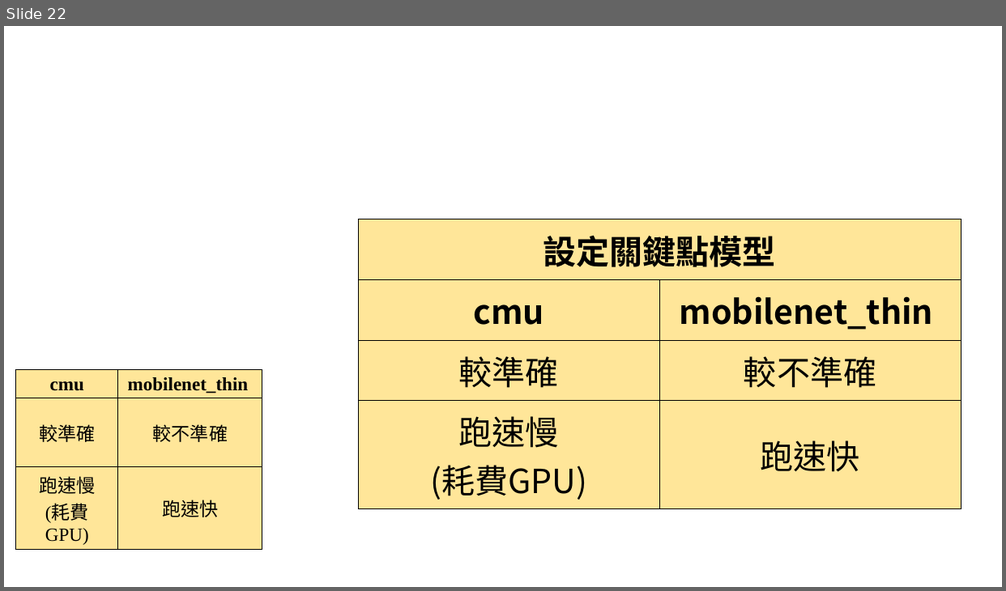
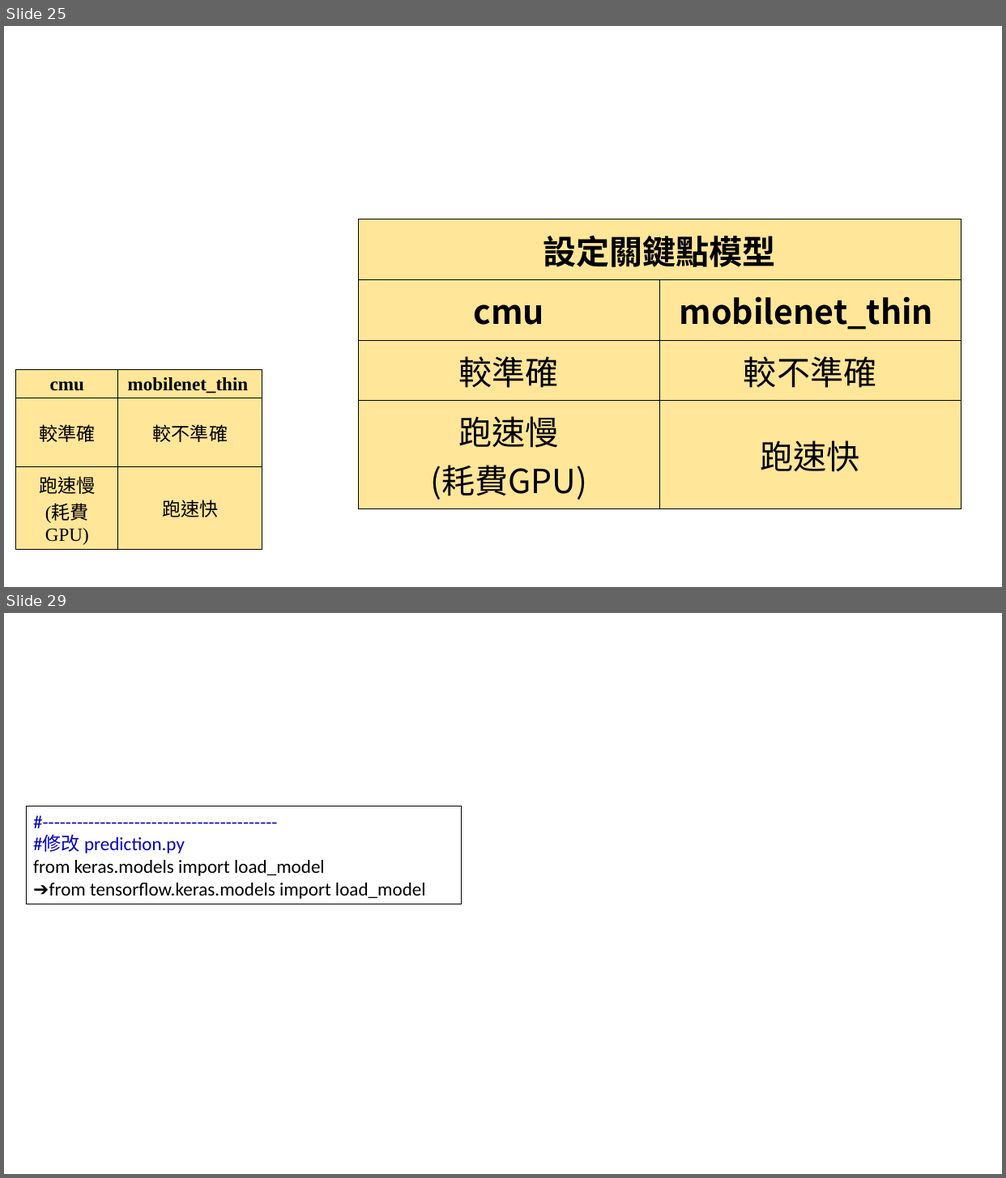
Before and after one commit to Luno82o/FinalProject-Impossible, a slide deck: tfpose-realtime2/結構.pptx. Shown one above the other, each under a label of ours: slide 22 before the commit, slides 25 and 29 after it; the slides between them are not shown. The pictures are 1006x591 and 1006x1178 pixels, drawn with LibreOffice and Linux fonts; fonts in the diff are those of the drawing. Boxes give left, top, right and bottom in pixels: in the first picture for what was removed or moved away, otherwise in the second. Text is boxed around its words. In the diff, an @@ line names an element or a change of style, - is before the commit and + after.

```diff
--- a/tfpose-realtime2/結構.pptx
+++ b/tfpose-realtime2/結構.pptx
@@ slide 29 added at (x1=4, y1=613, x2=1002, y2=1174), background #FFFFFF @@
@@ rectangle added at (x1=26, y1=806, x2=462, y2=905), outline #000000 0.75 pt, 18 pt, text #000000 @@
+#-----------------------------------------
+#修改 prediction.py
+from keras.models import load_model
+➔from tensorflow.keras.models import load_model
@@ what was slide 22 is now slide 25 @@
```
Also in this commit, not shown: 6 slides changed, 4 other slides added, 28 other files.
